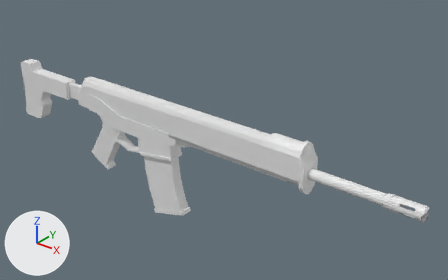
The Blender file BlenderMeshes/rifle.blend as it was, and as the next commit left it.
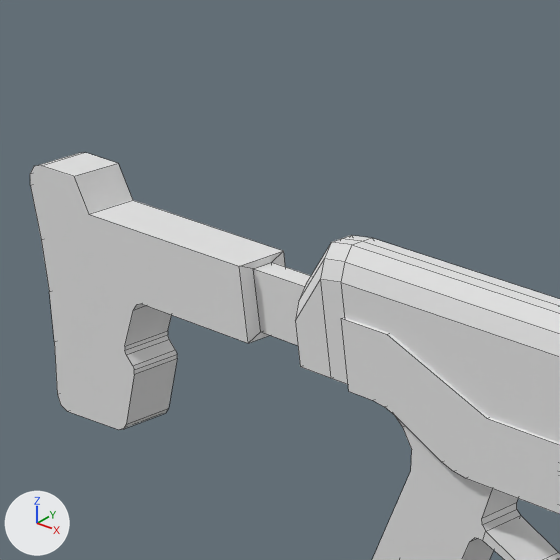
The first picture shows the older version from a camera (50 mm lens) standing at (3.81, -3.77, 2.34) and looking at (0.53, 0.33, -0.2). The close-ups show both versions on the part from 3% to 30% of the width and 9% to 52% of the height of that picture; other places that the commit changed are outside them. The axes (+X, +Y, +Z) are drawn at lower left. The lights are the same throughout. The close-ups show mesh edges as thin lines.

The older version as bpy lines, for what is in view:
```python
me_cylinder_002 = bpy.data.meshes.new('Cylinder.002')
me_cylinder_002.from_pydata(...)  # 52 vertices, 46 faces; spans x -1.72..0.84, y -0.12..0.12, z -0.13..0.18
me_plane = bpy.data.meshes.new('Plane')
me_plane.from_pydata(...)  # 62 vertices, 43 faces; spans x -0.634..0.555, y -0.064..0.064, z -0.251..0.201
me_plane_005 = bpy.data.meshes.new('Plane.005')
me_plane_005.from_pydata(...)  # 60 vertices, 36 faces; spans x -0.238..0.755, y -0.062..0.062, z -0.308..0.334
ob_handleupper = bpy.data.objects.new('HandleUpper', me_plane)
ob_handleupper.location = (-0.271, 0.0, -0.174)
ob_handleupper.scale = (1.0, 1.26, 1.0)
ob_lock = bpy.data.objects.new('Lock', me_cylinder_002)
ob_lock.location = (0.645, 0.0, 0.0)
ob_lock.scale = (1.0, 0.556, 1.0)
ob_stock = bpy.data.objects.new('Stock', me_plane_005)
ob_stock.location = (-1.814, 0.0, -0.19)
# also in view: 'Handle' at (-0.57, 0.0, -0.46)
```
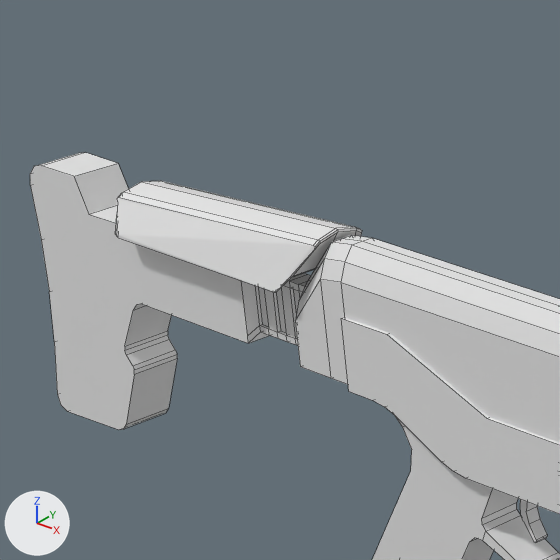
What differs and where, as boxes [x1, y1, x2, y2] in the close-ups (560 x 560 px):
```json
{"object": "StockTop", "change": "added", "after": [115, 181, 362, 292]}
{"object": "Trigger", "change": "added", "after": [520, 499, 547, 543]}
{"part": 1, "of": "me_plane_005", "change": "built on", "before": [103, 219, 311, 345], "after": [103, 219, 311, 345]}
```

The change, as JSON lines over the scene's bpy script:
```json
{"block": "me_plane_005", "where": "# used by ob_stock; location = (-1.814, 0.0, -0.19)"}
{"op": "remove", "block": "me_plane_005", "code": "me_plane_005.from_pydata(...)  # 60 vertices, 36 faces; spans x -0.238..0.755, y -0.062..0.062, z -0.308..0.334"}
{"op": "add", "block": "me_plane_005", "code": "me_plane_005.from_pydata(...)  # 136 vertices, 110 faces; spans x -0.238..0.741, y -0.062..0.062, z -0.308..0.334"}
{"block": "me_plane_005", "change": "me_plane_005 part 1"}
{"block": "me_plane_005", "change": "4 vertices are removed from x 0.755, y -0.026..0.026, z 0.082..0.234"}
{"block": "me_plane_005", "change": "9 faces are deleted"}
{"block": "me_plane_005", "change": "12 vertices are added at x 0.555..0.617, y -0.062..0.062, z 0.082..0.234"}
{"block": "me_plane_005", "change": "6 new vertices lie (0.0, 0.0, 0.016) away from vertices in x 0.555..0.617, y -0.026..0.026, z 0.082"}
{"block": "me_plane_005", "change": "6 new vertices lie (0.031, 0.0, 0.0) away from vertices in x 0.617, y -0.026..0.026, z 0.082..0.234"}
{"block": "me_plane_005", "change": "8 new vertices lie (0.0, 0.0, -0.015) away from vertices in x 0.555..0.648, y -0.026..0.026, z 0.234"}
{"block": "me_plane_005", "change": "8 new vertices lie (0.031, 0.0, 0.0) away from vertices in x 0.648, y -0.026..0.026, z 0.082..0.234"}
{"block": "me_plane_005", "change": "10 new vertices lie (0.0, 0.009, 0.0) away from vertices in x 0.555..0.679, y -0.026, z 0.098..0.219"}
{"block": "me_plane_005", "change": "10 new vertices lie (0.031, 0.0, 0.0) away from vertices in x 0.679, y -0.026..0.026, z 0.082..0.234"}
{"block": "me_plane_005", "change": "12 new vertices lie (0.0, -0.009, 0.0) away from vertices in x 0.555..0.71, y 0.026, z 0.098..0.219"}
{"block": "me_plane_005", "change": "8 new vertices lie (0.031, 0.0, 0.0) away from vertices in x 0.71, y -0.026..0.026, z 0.082..0.234"}
{"block": "me_plane_005", "change": "83 new faces join them"}
{"op": "add", "block": "me_plane_007", "code": ["me_plane_007 = bpy.data.meshes.new('Plane.007')", "me_plane_007.from_pydata(...)  # 32 vertices, 18 faces; spans x -0.0225..0.0278, y -0.0079..0.0079, z -0.065..0.0718"]}
{"op": "add", "block": "me_plane_006", "code": ["me_plane_006 = bpy.data.meshes.new('Plane.006')", "me_plane_006.from_pydata(...)  # 60 vertices, 50 faces; spans x -0.337..0.367, y -0.106..0.106, z -0.059..0.082"]}
{"op": "add", "block": "ob_trigger", "code": ["ob_trigger = bpy.data.objects.new('Trigger', me_plane_007)", "ob_trigger.location = (-0.421, 0.0, -0.316)", "ob_trigger.scale = (1.0, 2.01, 1.0)"]}
{"op": "add", "block": "ob_stocktop", "code": ["ob_stocktop = bpy.data.objects.new('StockTop', me_plane_006)", "ob_stocktop.location = (-1.347, 0.0, 0.112)"]}
```
